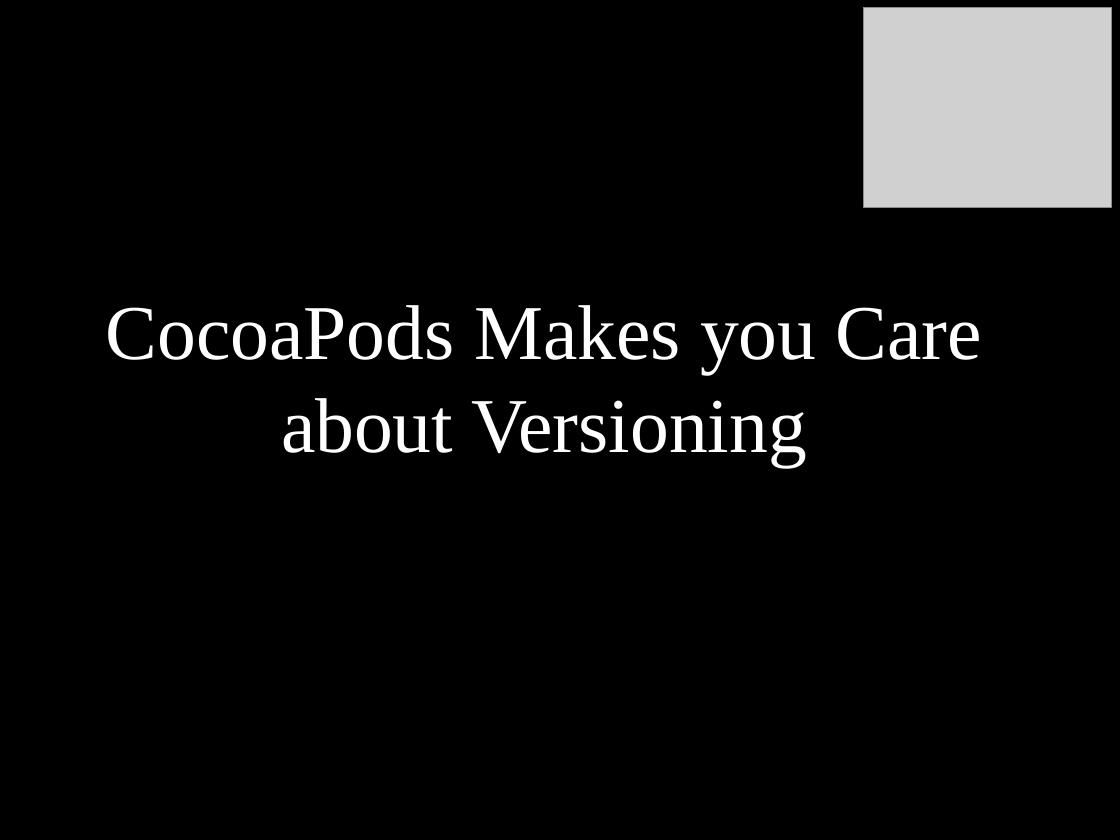
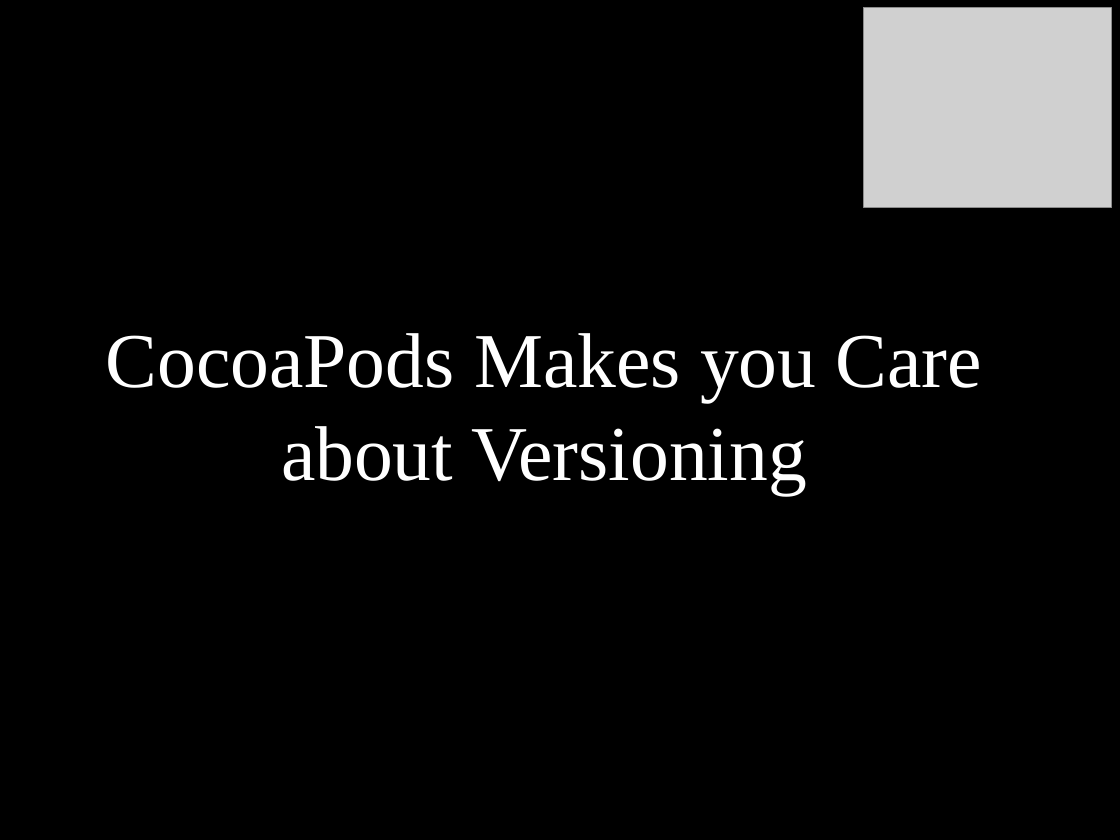
Before and after one commit to dodikk/StaticLib-Slides, a slide deck: slide 54 of Libraries-GoingNative.odp (slide 50 before the commit). Drawn at 1120x840 pixels with LibreOffice and Linux fonts; fonts in the diff are those of the drawing; grey boxes stand for pictures. Boxes give left, top, right and bottom in pixels: in the first picture for what was removed or moved away, otherwise in the second. Text is boxed around its words. In the diff, an @@ line names an element or a change of style, - is before the commit and + after.

```diff
--- a/Libraries-GoingNative.odp
+++ b/Libraries-GoingNative.odp
@@ title "CocoaPods Makes you Care about ...": place and size @@
-title "CocoaPods Makes you Care about ..." at [106, 305, 982, 467]
+title "CocoaPods Makes you Care about ..." at [106, 333, 982, 495]
```
Also in this commit, not shown: 2 other slides changed, 11 slides added, 10 slides removed, 1 other file.
